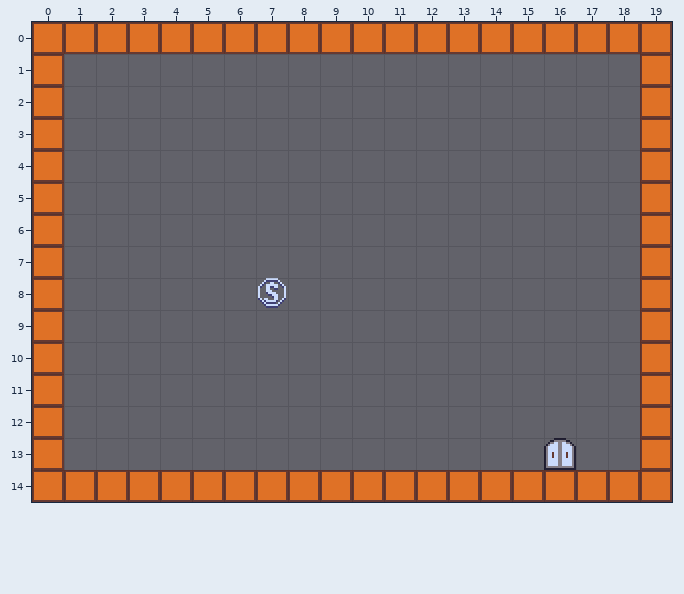
A Tiled map gets an edit: Whip/assets/data/001.tmx. Above, as it was before the edit.
Cells are 16x16 px. Shown: x 0..19, y 0..14.
After:
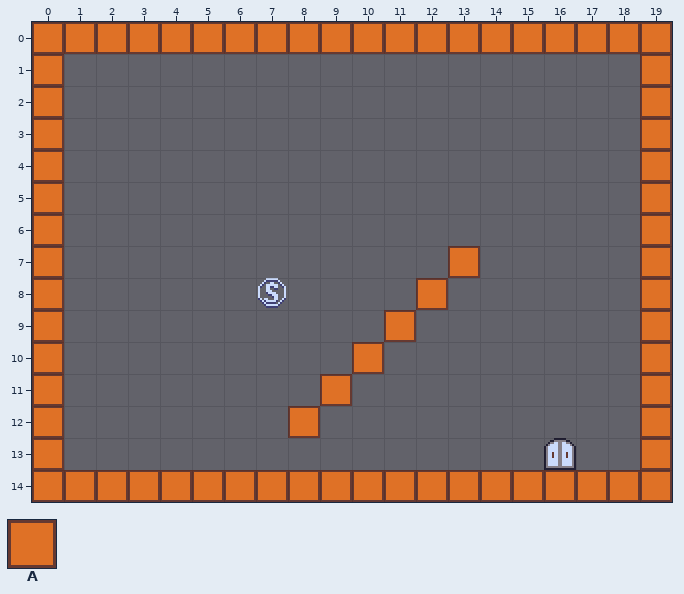
Key: from "tileset": A 0.
_ is an empty cell.
The exact change:
Changed rows in their new state; . is an unchanged cell.
Layer "object":
first column x 8:
 7 .....A
 8 ....A.
 9 ...A..
10 ..A...
11 .A....
12 A.....
Where, in picture pixels (left, top, right, bottom), the same in both pictures:
added: (288, 246, 480, 438)
